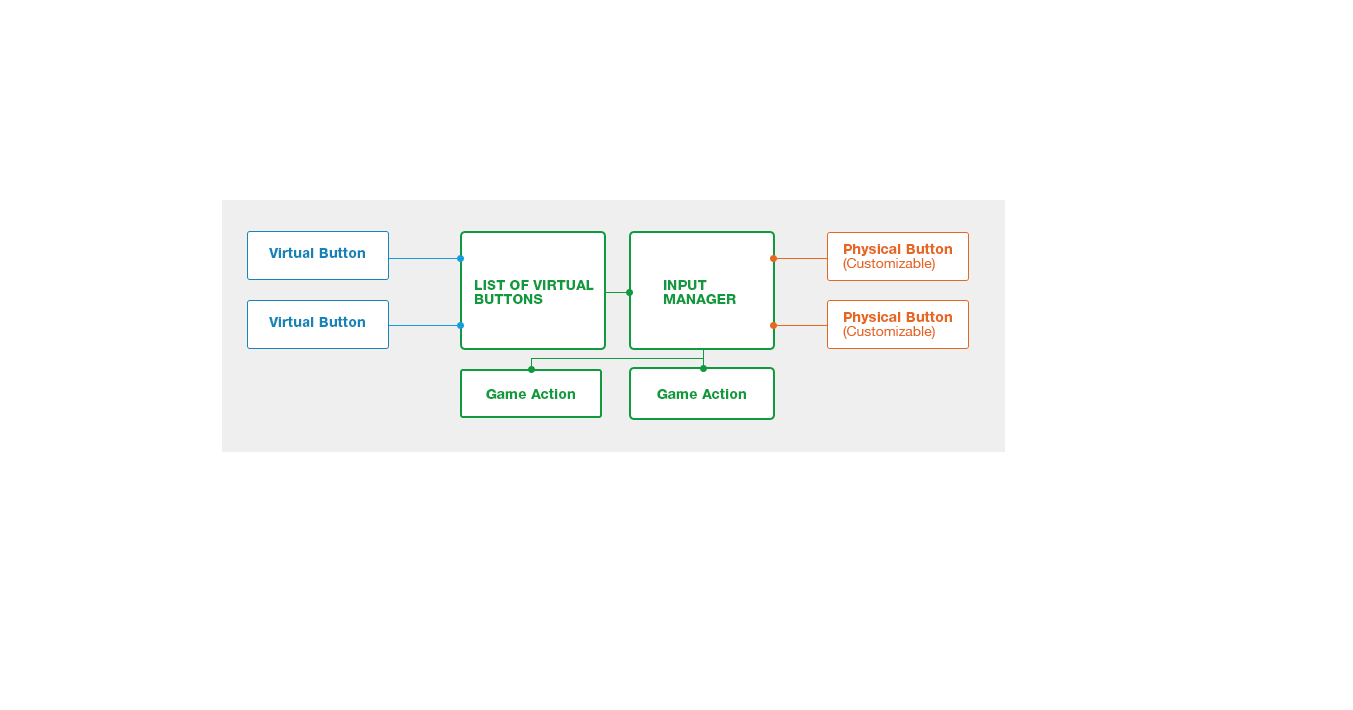
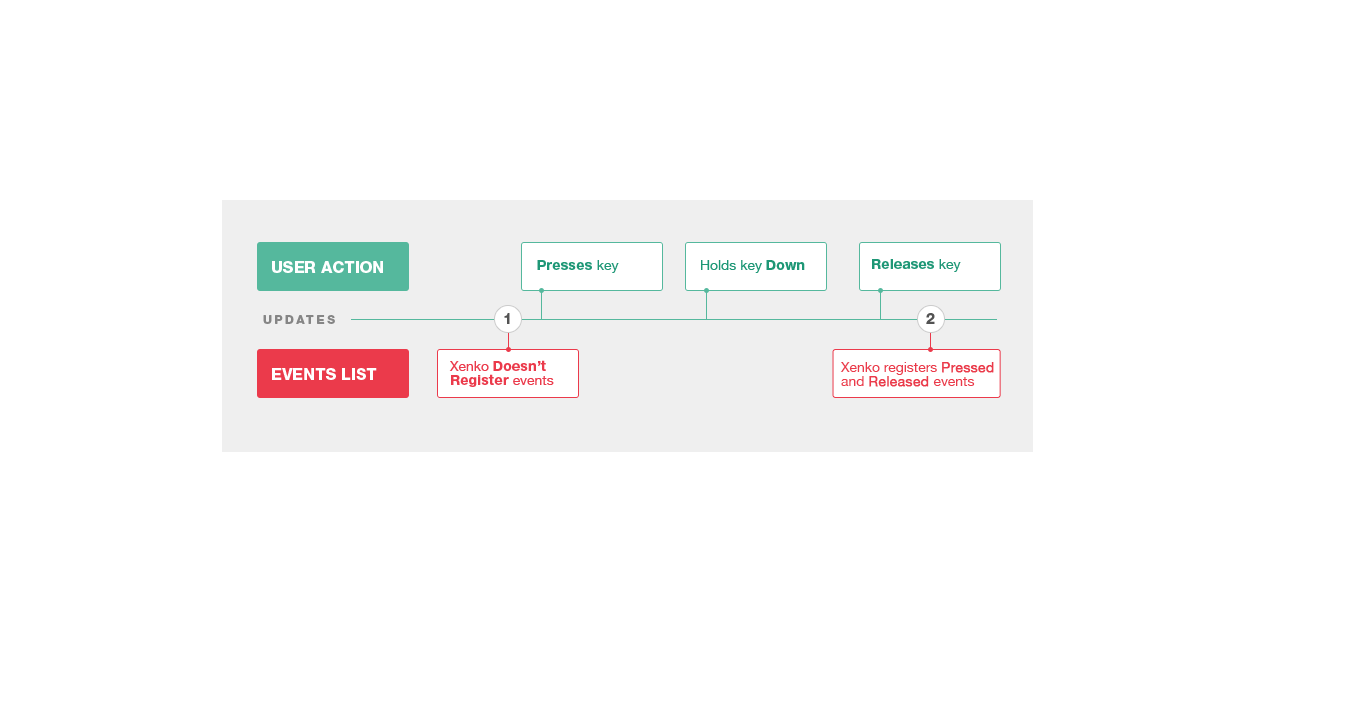
Layered file, before and after one edit (1353 x 710). Changes by layer:
showed group "8" (28 layers) over [247, 200, 1033, 452]
added layer "Xenko registers Pressed and Released events" in group "Group 1" over [840, 362, 994, 387]
painted on "Rounded Rectangle 2 copy 6" (6th of 8, in "8" › "Group 1") over [832, 349, 1001, 398]
hid group "10" (32 layers) over [247, 231, 1001, 420]
